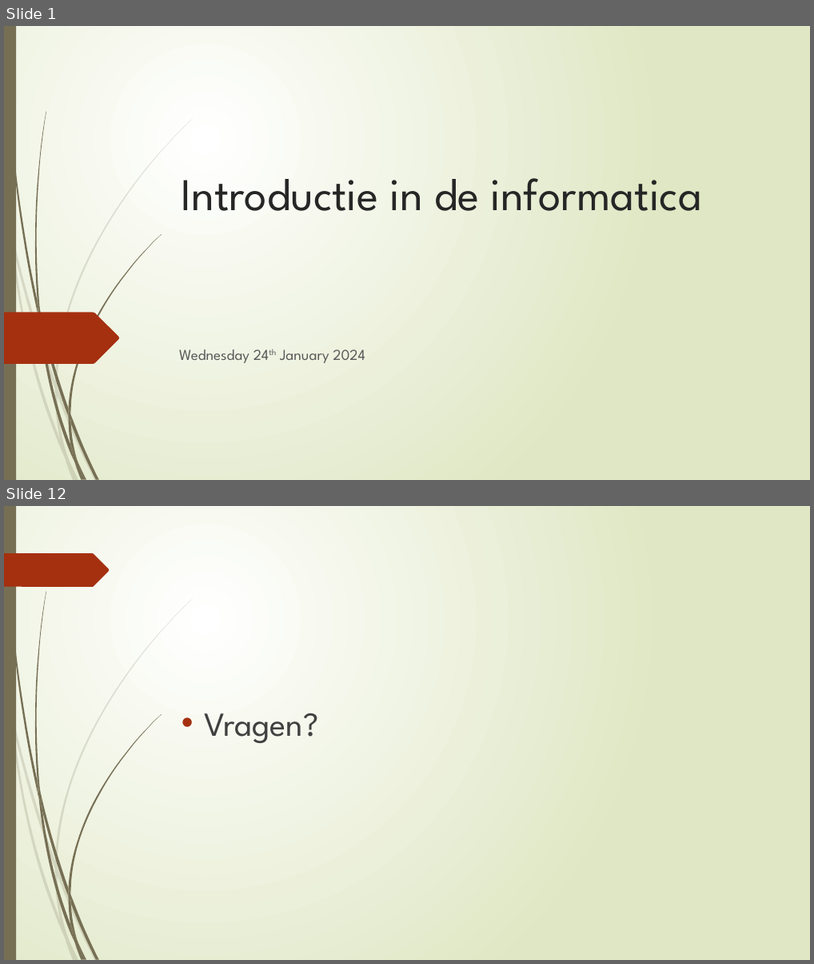
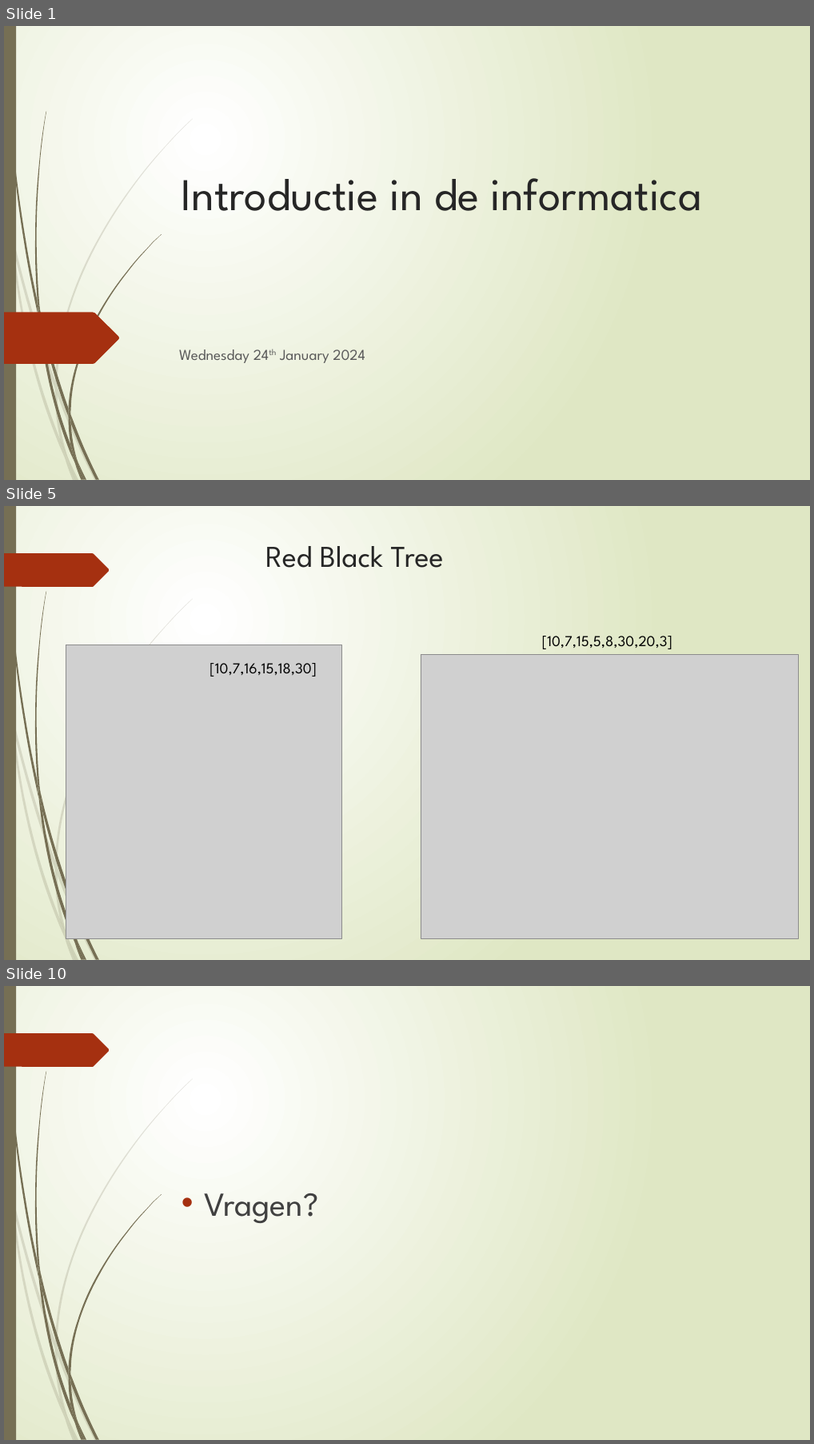
Before and after one commit to widjesh/Inleiding-in-de-Informatica, a slide deck: slides/24th Jan 2024.pptx. Shown one above the other, each under a label of ours: slides 1 and 12 before the commit, slides 1, 5 and 10 after it; the slides between them are not shown. The pictures are 814x964 and 814x1444 pixels, drawn with LibreOffice and Linux fonts; fonts in the diff are those of the drawing; grey boxes stand for pictures. Boxes give left, top, right and bottom in pixels: in the first picture for what was removed or moved away, otherwise in the second. Text is boxed around its words. In the diff, an @@ line names an element or a change of style, - is before the commit and + after.

```diff
--- a/slides/24th Jan 2024.pptx
+++ b/slides/24th Jan 2024.pptx
@@ slide 5 added at bbox=[4, 506, 810, 960], background gradient #FFFFFF to #DFE8C4; not listed: 22 template elements that a slide beside it also shows @@
@@ title added at bbox=[266, 546, 444, 568], 36 pt, text #262626 @@
+Red Black Tree
@@ picture added at bbox=[66, 644, 342, 938] @@
@@ text added at bbox=[542, 636, 673, 649], 18 pt, text #000000 @@
+[10,7,15,5,8,30,20,3]
@@ text added at bbox=[210, 663, 317, 676], 18 pt, text #000000 @@
+[10,7,16,15,18,30]
@@ picture added at bbox=[421, 654, 799, 938] @@
@@ what was slide 12 is now slide 10 @@
```
Also in this commit, not shown: 7 other slides added, 10 slides removed.
